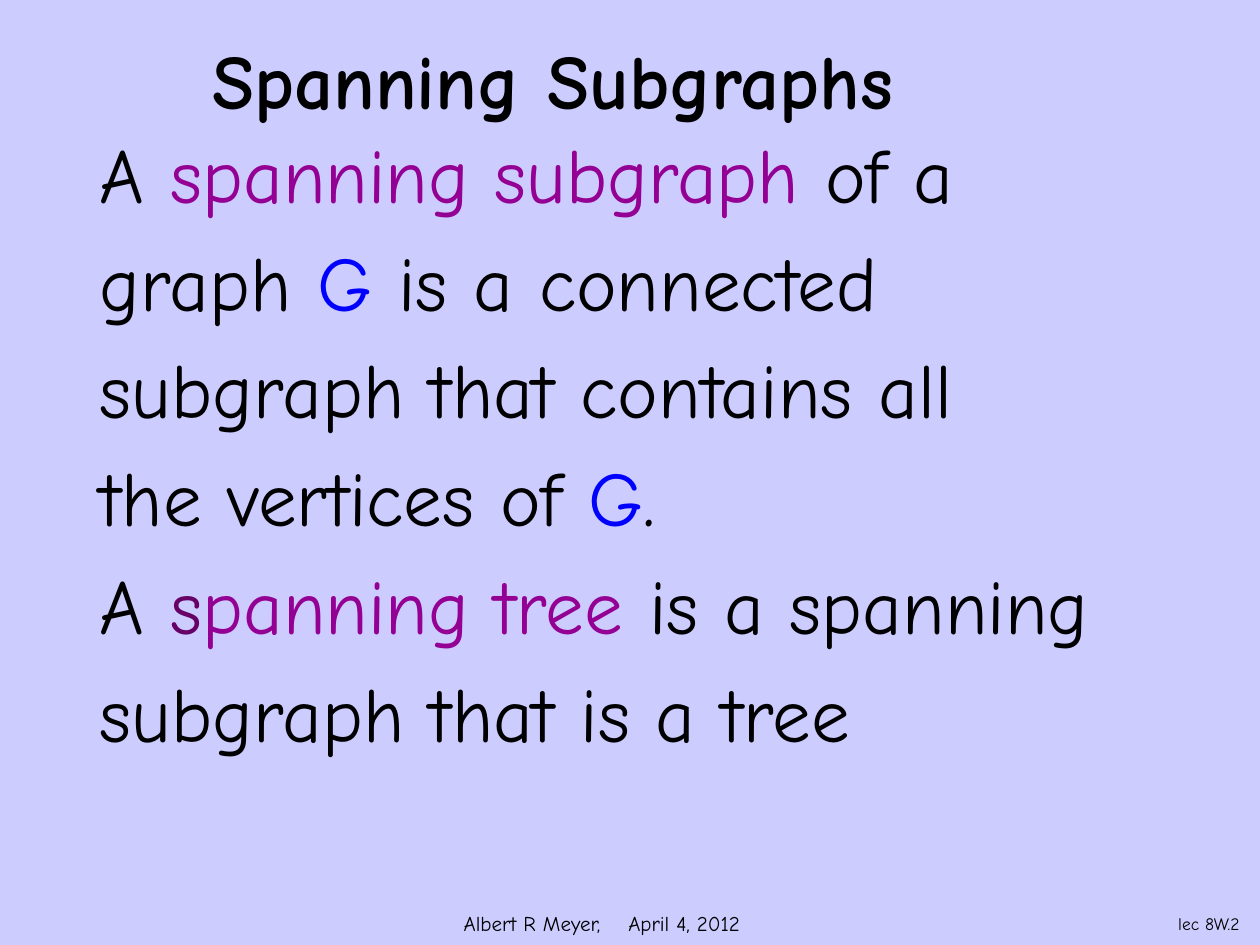
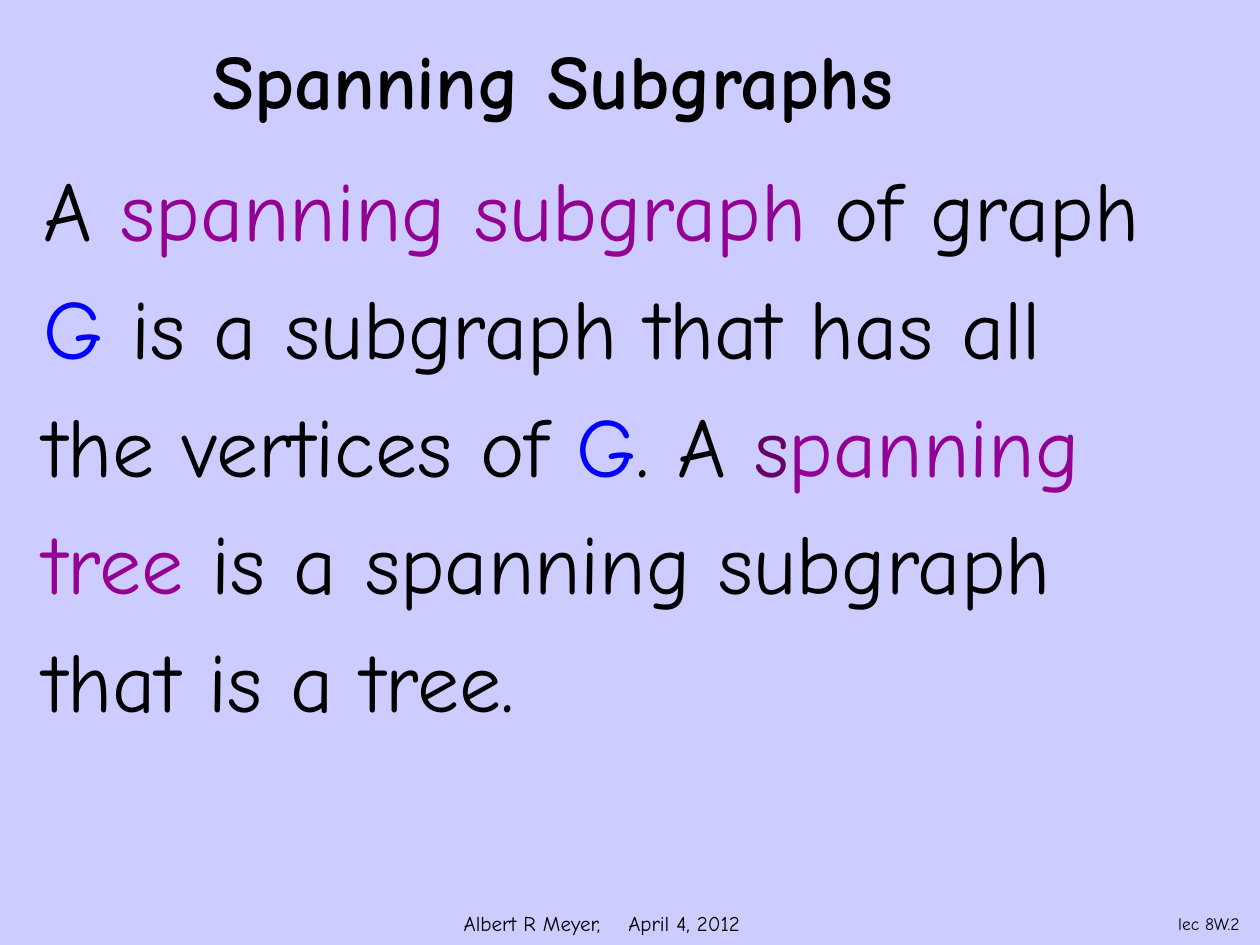
Before and after one commit to armeyer/mcs_web, a slide deck: slide 2 of spring12/slidesS12/trees-spanning.pptx. Drawn at 1260x945 pixels with LibreOffice and Linux fonts; fonts in the diff are those of the drawing; background and template pictures are left out. Boxes give left, top, right and bottom in pixels: in the first picture for what was removed or moved away, otherwise in the second. Text is boxed around its words. In the diff, an @@ line names an element or a change of style, - is before the commit and + after.

Commit message:
typo: trees-spanning.pptx --spanning subgraph need not be connected

```diff
--- a/spring12/slidesS12/trees-spanning.pptx
+++ b/spring12/slidesS12/trees-spanning.pptx
@@ text at [44,183,1139,713]: text changed; size 44 to 48 pt @@
-A spanning subgraph of a
-graph G is a connected
-subgraph that contains all
-the vertices of G.
-A spanning tree is a spanning
-subgraph that is a tree
+A spanning subgraph of graph
+G is a subgraph that has all
+the vertices of G. A spanning
+tree is a spanning subgraph
+that is a tree.
```
